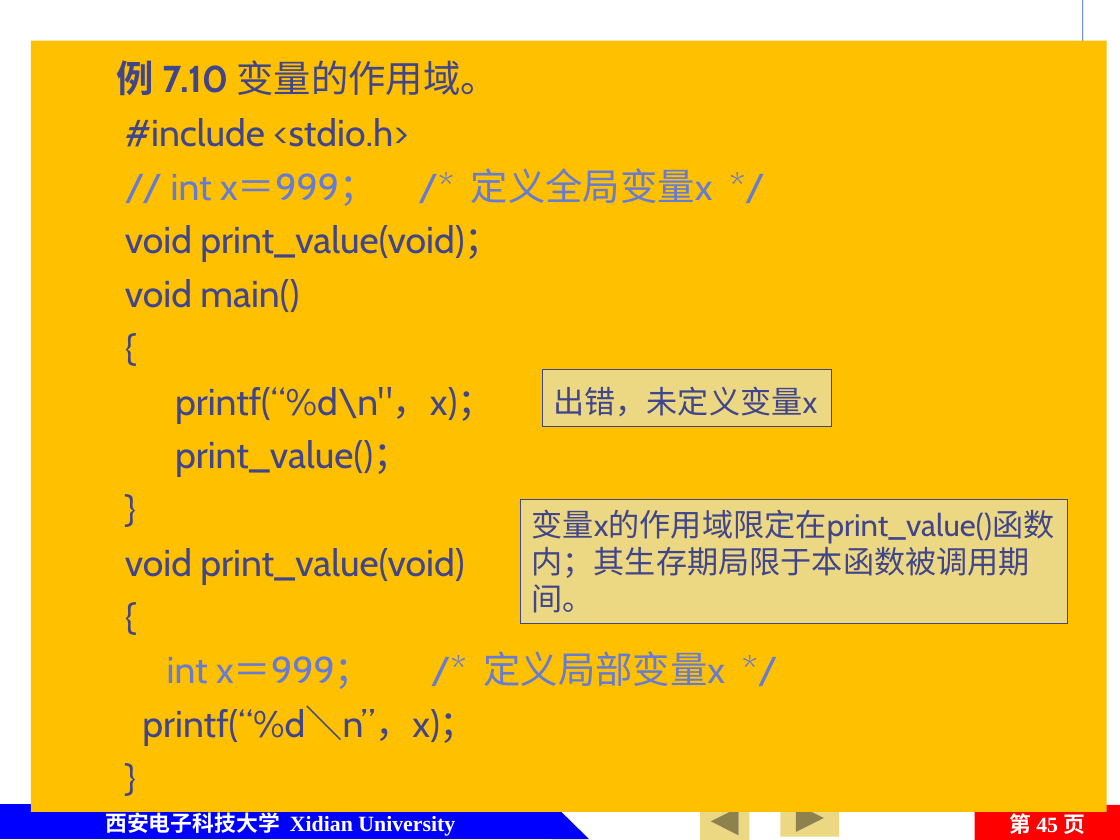
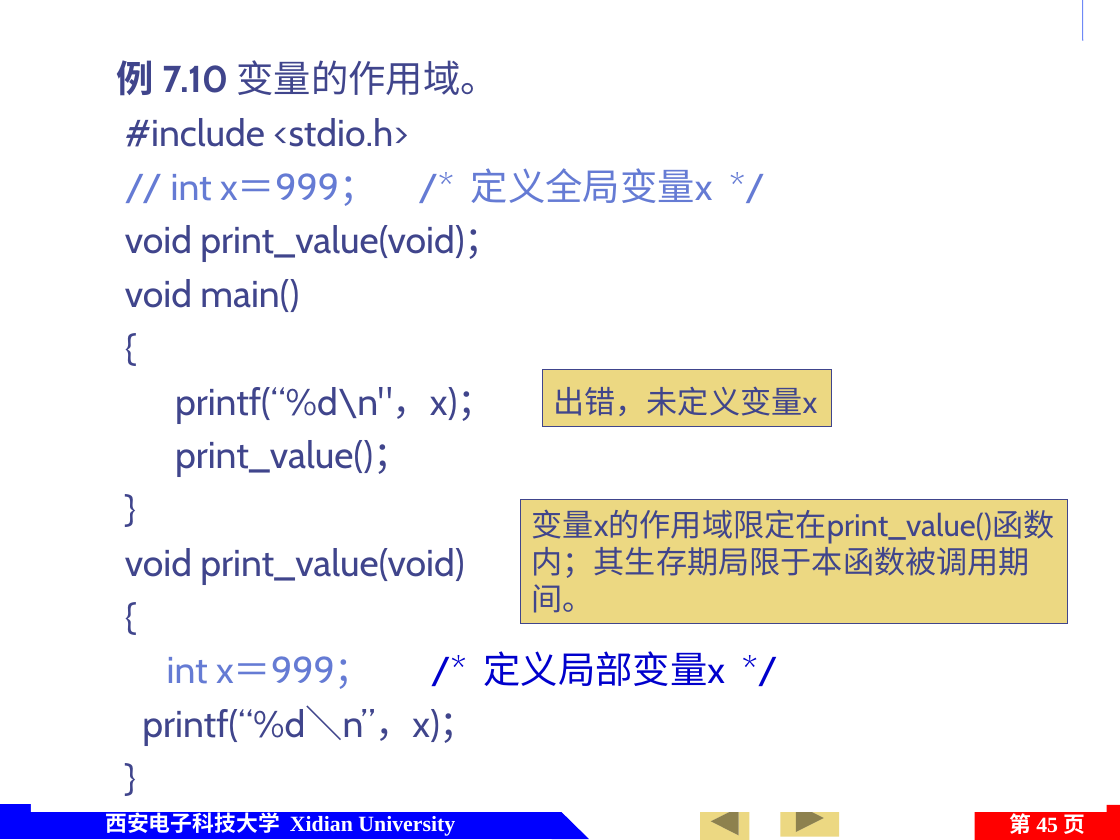
Before and after one commit to jtrfid/C-Repositories, a slide deck: slide 45 of 2015备课/课件/第7章 函数及变量存储类型.pptx. Drawn at 1120x840 pixels with LibreOffice and Linux fonts; fonts in the diff are those of the drawing; background and template pictures are left out. Boxes give left, top, right and bottom in pixels: in the first picture for what was removed or moved away, otherwise in the second. Text is boxed around its words. In the diff, an @@ line names an element or a change of style, - is before the commit and + after.

```diff
--- a/2015备课/课件/第7章 函数及变量存储类型.pptx
+++ b/2015备课/课件/第7章 函数及变量存储类型.pptx
@@ text "例 7.10 变量的作用域。": place and size @@
-text "例 7.10 变量的作用域。" at (31,40,1108,812)
+text "例 7.10 变量的作用域。" at (116,60,725,745)
@@ text "例 7.10 变量的作用域。" at (116,60,725,745): fill #FFC000 to none @@
@@ text at (167,651,725,689): text colour #657BD4 to #0000CC in "/* 定义局部变量x */" @@
```
Also in this commit, not shown: 16 other slides changed.
